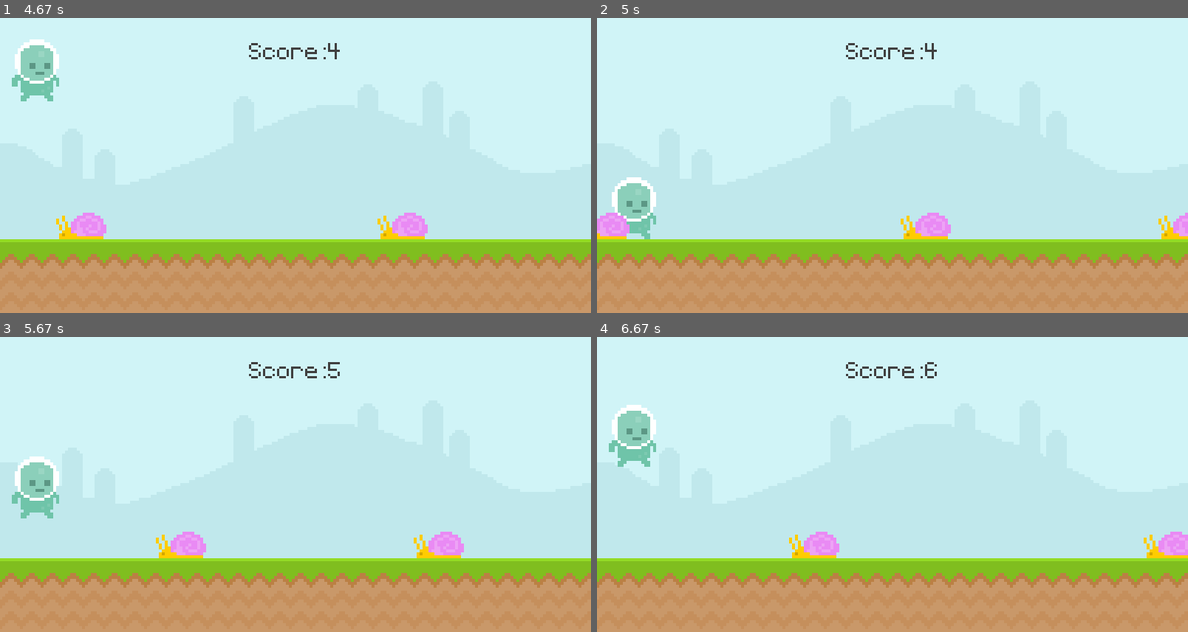
Above: before the commit, frames 1-4 (two rows, left to right).
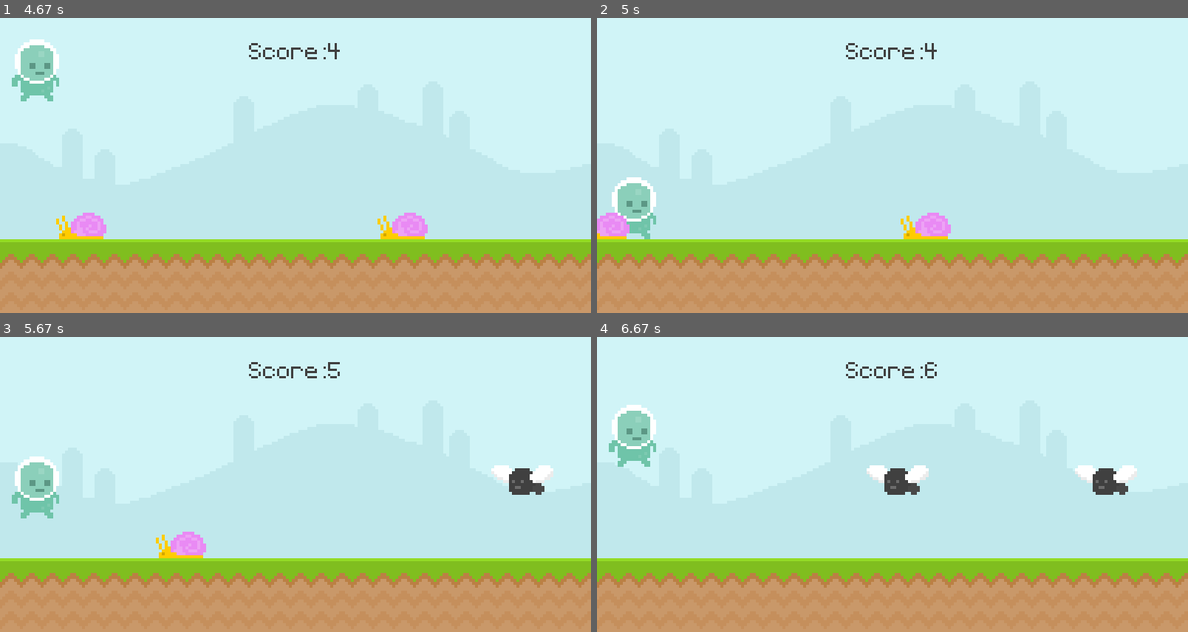
Above: after the commit, the same moments.

Repository: sus20/UltimatePygameIntro
Game: pygame game, started from runner.py
Two runs of this game, one before a commit and one after it. Both use one fixed random seed, a clock stepped at 60 frames per second and the inputs below.
Inputs (mouse positions are in pixels of both pictures, inside the frame that each line leads up to):
- Up to frame 1 (4.67 s): tap Space at 0.33, 2, 2.4, 2.7, 3.23, 3.53, 4.3 s; click (35, 206) at 0.72 s
- Up to frame 2 (5 s): no input
- Up to frame 3 (5.67 s): tap Space at 5.07, 5.47 s
- Up to frame 4 (6.67 s): tap Space at 5.77, 6.53 s

Frame 1 is identical in both runs. In frame 2, 0.3% of the frame differs, in the area x 95-100%, y 66-75%; in frame 3, 1.3%; in frame 4, 2.5%, in the area x 32-100%, y 43-75%.

Commit message:
feat: addingFlyEnemy

Diff:
--- a/runner.py
+++ b/runner.py
@@ -17,7 +17,11 @@
         for obstacle_rect in obstacle_list:
             obstacle_rect.x -= 5
 
-            screen.blit(snail_surf, obstacle_rect)
+            if obstacle_rect.bottom == 300:
+                screen.blit(snail_surf, obstacle_rect)
+            else:
+                screen.blit(fly_surf, obstacle_rect)
+
         obstacle_list = [
             obstacle for obstacle in obstacle_list if obstacle.x > -100]
 
@@ -47,7 +51,7 @@
 
 # Obstacles
 snail_surf = pygame.image.load('graphics/snail/snail1.png').convert_alpha()
-snail_rect = snail_surf.get_rect(bottomright=(600, 300))
+fly_surf = pygame.image.load('graphics/fly/fly1.png').convert_alpha()
 
 obstacle_rect_list = []
 
@@ -89,12 +93,15 @@
         else:
             if event.type == pygame.KEYDOWN and event.key == pygame.K_SPACE:
                 game_active = True
-                snail_rect.left = 800
                 start_time = int(pygame.time.get_ticks()/1000)
 
         if event.type == obstacle_timer and game_active:
-            obstacle_rect_list.append(snail_surf.get_rect(
-                bottomright=(randint(900, 1100), 300)))
+            if randint(0, 2):
+                obstacle_rect_list.append(snail_surf.get_rect(
+                    bottomright=(randint(900, 1100), 300)))
+            else:
+                obstacle_rect_list.append(snail_surf.get_rect(
+                    bottomright=(randint(900, 1100), 210)))
 
     if game_active:
         screen.blit(sky_surface, (0, 0))
@@ -121,8 +128,7 @@
         obstacle_rect_list = obstacle_movement(obstacle_rect_list)
 
         # collision
-        if snail_rect.colliderect(player_rect):
-            game_active = False
+
     else:
         screen.fill((94, 129, 162))
         screen.blit(player_stand, player_stand_rect)
